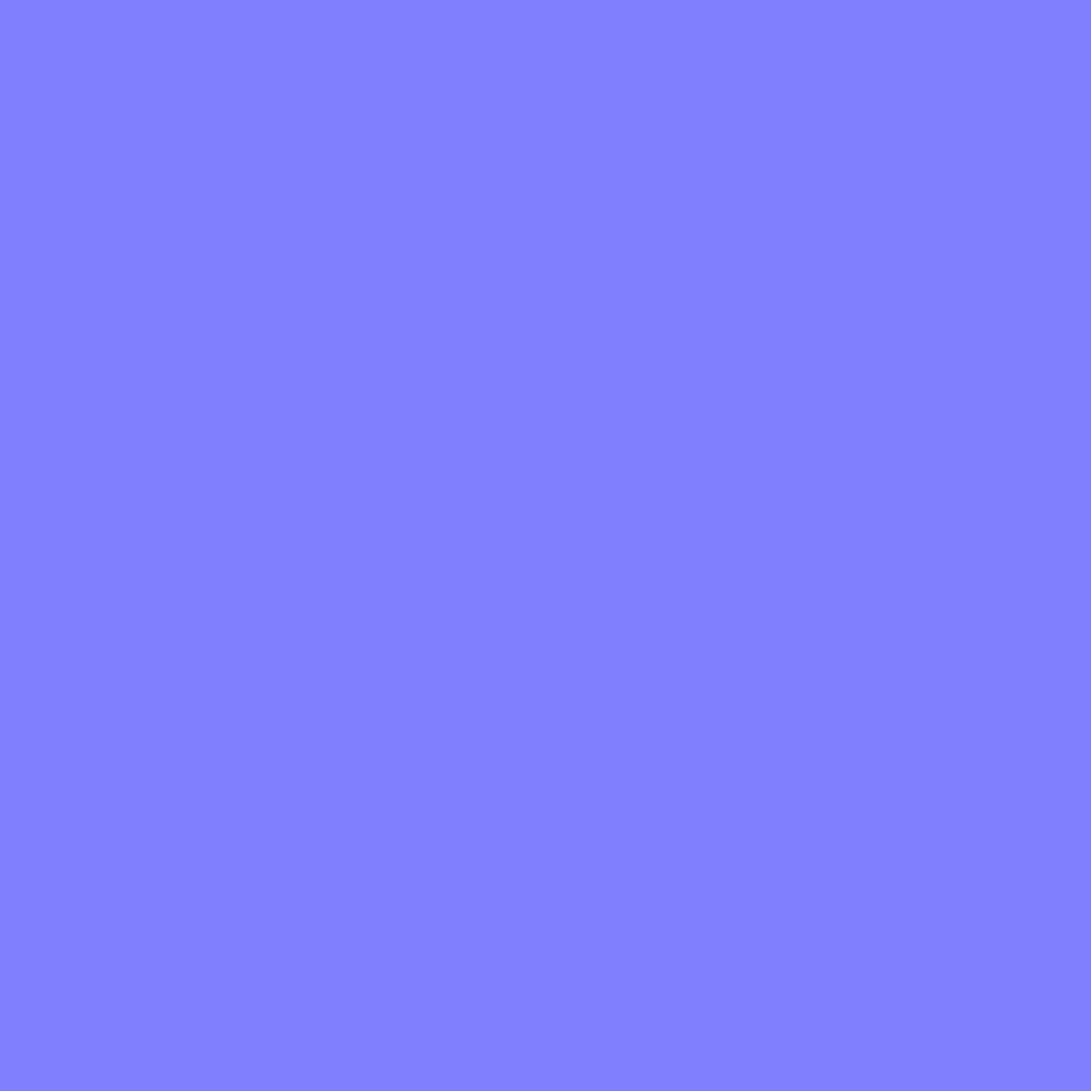
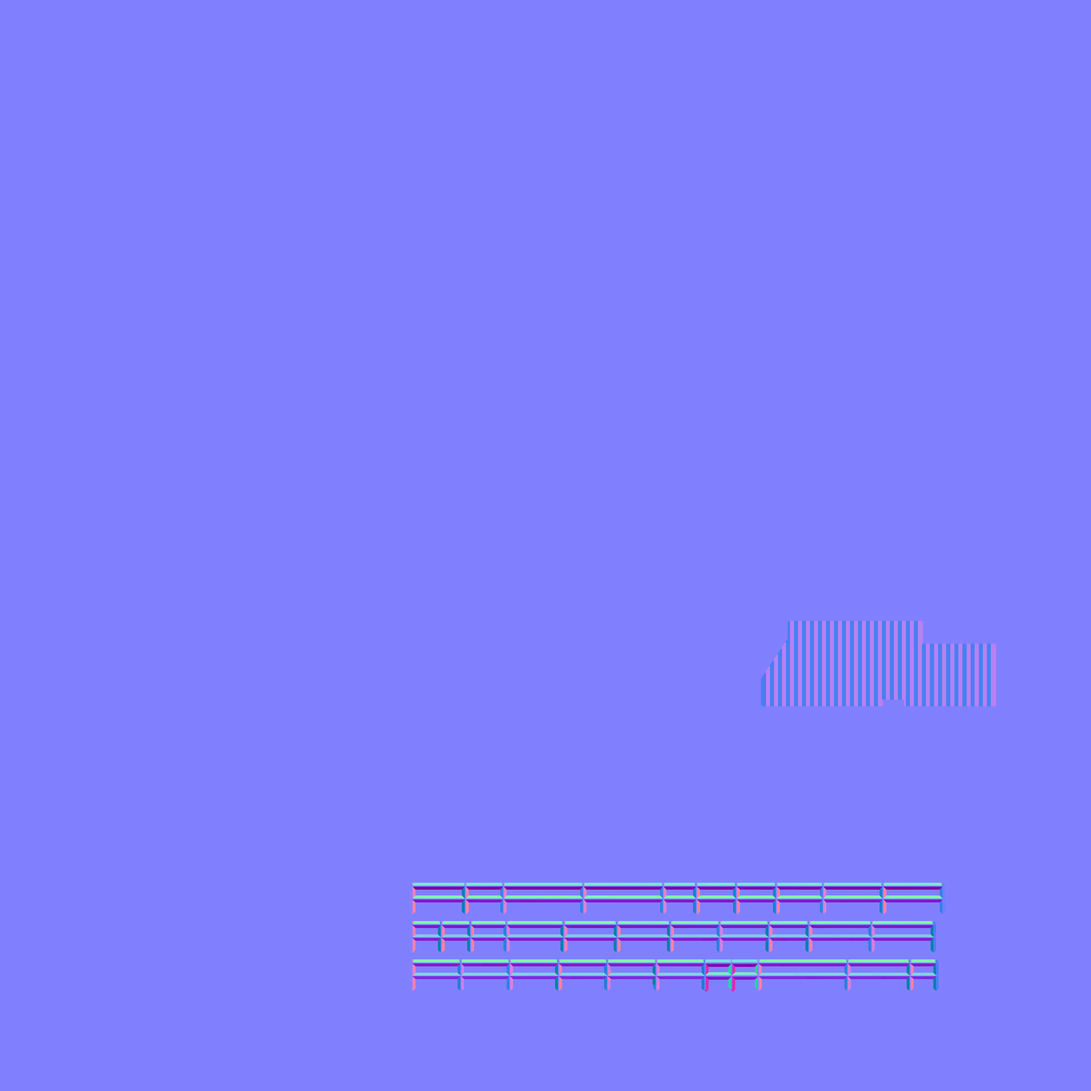
The second 1091px x 1091px image is a revision of the first. Changes to its layers:
painted on "Background" over [409, 620, 997, 993]
